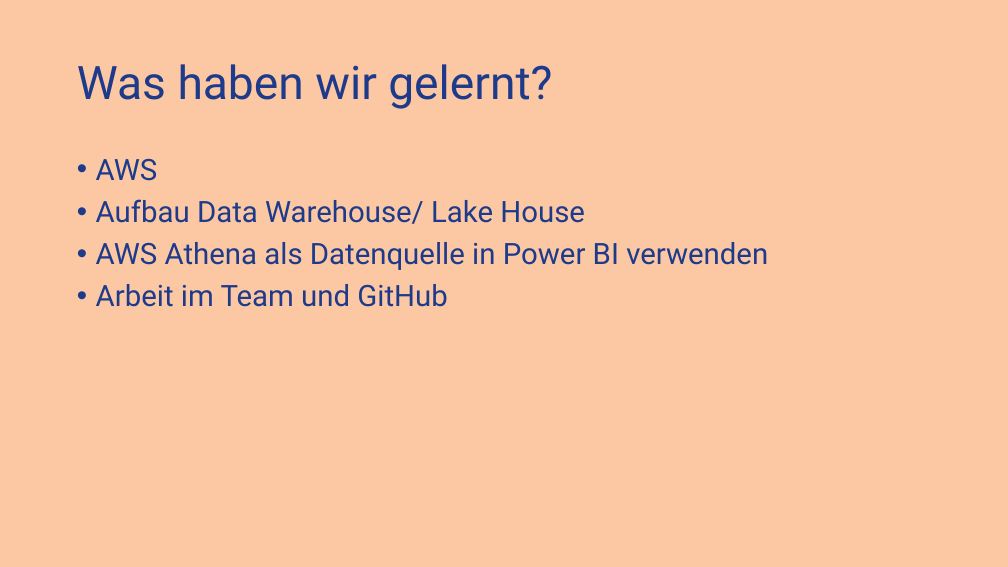
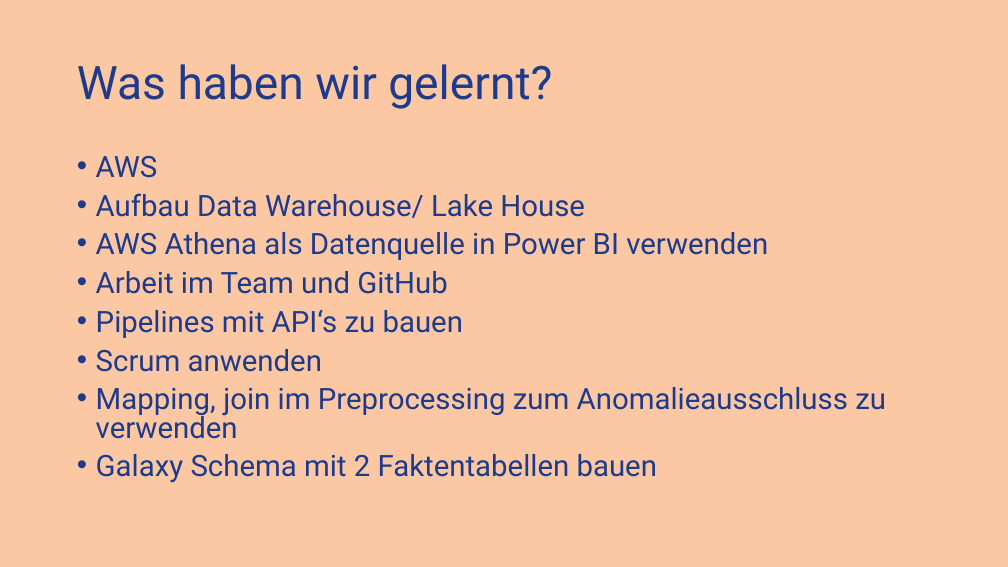
Before and after one commit to dtyrna/olist-marketplace-analysis, a slide deck: slide 14 of docs/Olist-Ecommerce.pptx. Drawn at 1008x567 pixels with LibreOffice and Linux fonts; fonts in the diff are those of the drawing. Boxes give left, top, right and bottom in pixels: in the first picture for what was removed or moved away, otherwise in the second. Text is boxed around its words. In the diff, an @@ line names an element or a change of style, - is before the commit and + after.

Commit message:
Power Point Jakob Änderungen

```diff
--- a/docs/Olist-Ecommerce.pptx
+++ b/docs/Olist-Ecommerce.pptx
@@ text at <box>96,156,768,294</box>: line spacing 0.9 to 0.8 @@
@@ text at <box>96,310,886,483</box>: paragraphs added @@
+• Pipelines mit API‘s zu bauen
+• Scrum anwenden
+• Mapping, join im Preprocessing zum Anomalieausschluss zu verwenden
+• Galaxy Schema mit 2 Faktentabellen bauen
```
Also in this commit, not shown: 2 other slides changed, 1 slide added, 1 slide removed.
